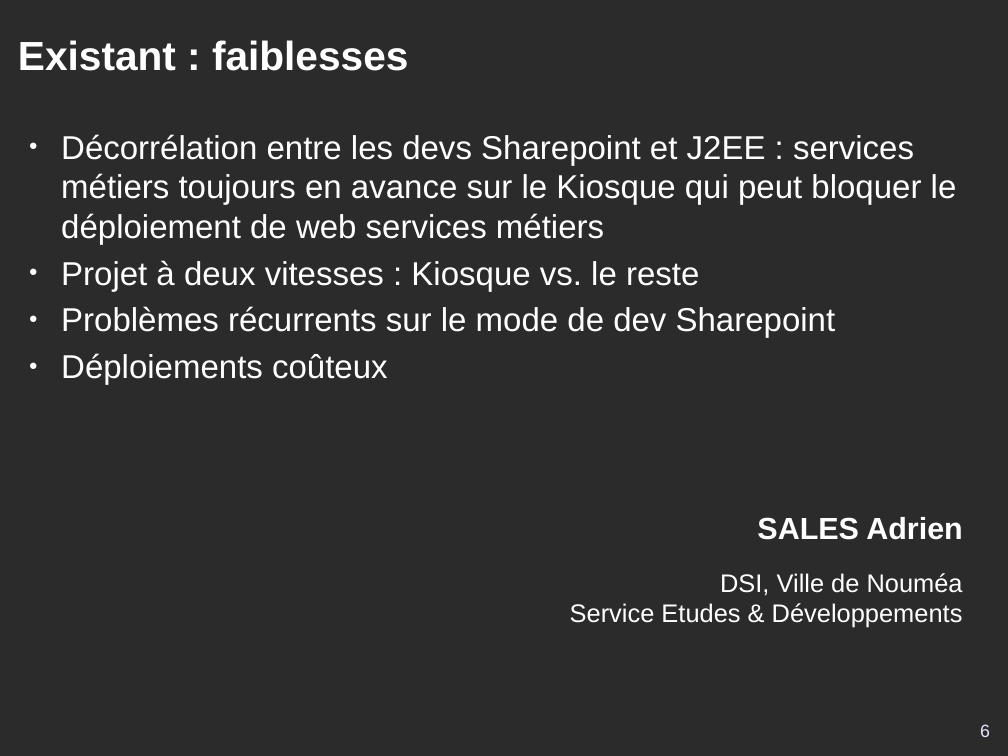
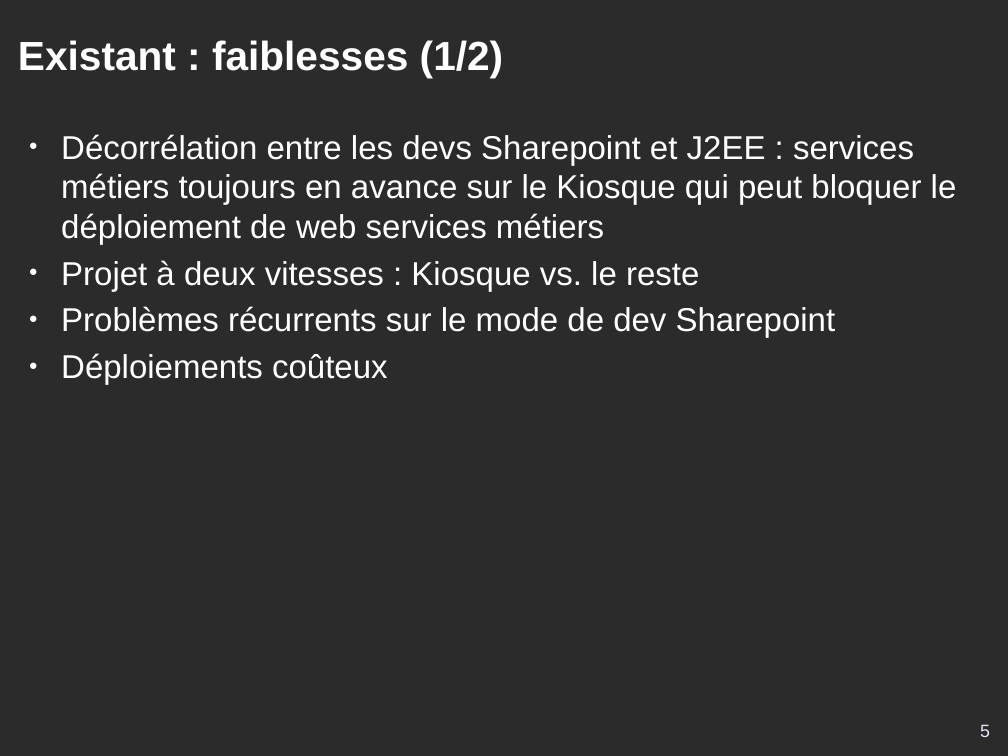
Before and after one commit to DSI-Ville-Noumea/sirh-kiosque-j2ee-old, a slide deck: slide 5 of src/site/resources/Kiosque_RH_J2EE_11021.odp (slide 6 before the commit). Drawn at 1008x756 pixels with LibreOffice and Linux fonts; fonts in the diff are those of the drawing; background and template pictures are left out; a plain dark background stands for a picture behind light text. Boxes give left, top, right and bottom in pixels: in the first picture for what was removed or moved away, otherwise in the second. Text is boxed around its words. In the diff, an @@ line names an element or a change of style, - is before the commit and + after.

```diff
--- a/src/site/resources/Kiosque_RH_J2EE_11021.odp
+++ b/src/site/resources/Kiosque_RH_J2EE_11021.odp
@@ title at <box>18,40,504,77</box>: text changed @@
-Existant : faiblesses
+Existant : faiblesses (1/2)
@@ text removed at <box>570,517,963,628</box> @@
-SALES Adrien
-DSI, Ville de Nouméa
-Service Etudes & Développements
```
Also in this commit, not shown: 21 other slides changed, 3 slides added, 2 slides removed.
